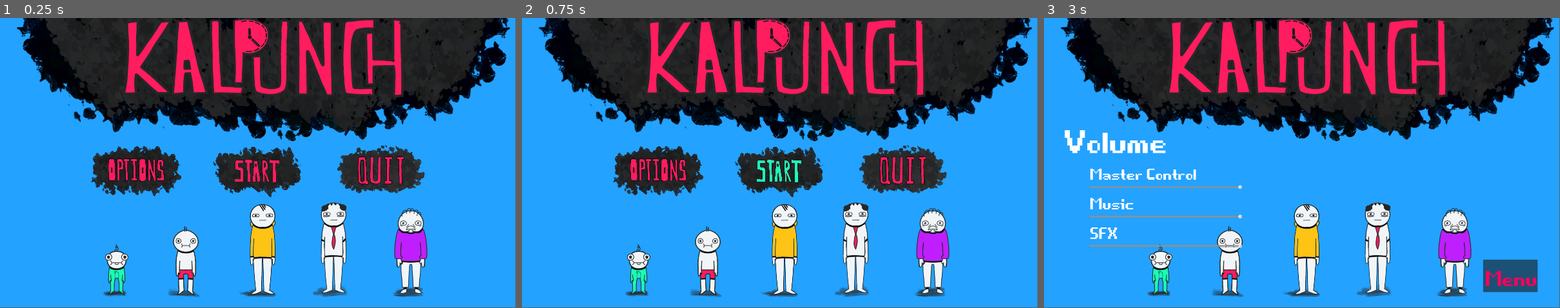
Above: before the commit, frames 1-3 (left to right).
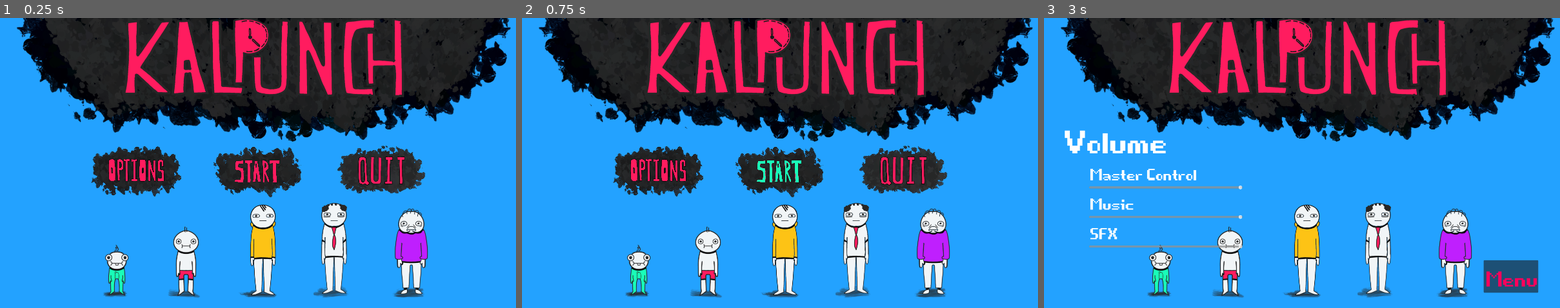
Above: after the commit, the same moments.

Repository: Realex78/KalPunch
Game: Godot game, scene res://menu.tscn
The game is run twice, just before and just after one commit, with the same random seed, the same clock (stepped at 60 frames per second) and the same inputs.
Inputs (mouse positions are in pixels of both pictures, inside the frame that each line leads up to):
- Up to frame 1 (0.25 s): no input
- Up to frame 2 (0.75 s): click (780, 171) at 0.5 s
- Up to frame 3 (3 s): click (1302, 171) at 1.25 s; click (1302, 171) at 2 s; click (1178, 171) at 2.75 s
In our replay, the window is 799x449 before the commit and 800x450 after it. These sizes can differ from the game's own. Grey fills any space a smaller window leaves; there, only what the larger window draws over its background counts as a difference.

The runs differ from the first frame. In frame 1, 5.1% of the frame differs, in the area x 4-99%, y 0-97%; in frame 2, 5.1%; in frame 3, 5.1%.

Commit message:
bug arreglado
la imagen del menu se salia de posicion

Diff:
--- a/project.godot
+++ b/project.godot
@@ -19,7 +19,8 @@
 
 window/size/viewport_width=1920
 window/size/viewport_height=1080
-window/size/mode=2
+window/size/mode=3
+window/stretch/mode="viewport"
 
 [input]
 
Not shown: 1 places in Options.tscn that only renumber resources
Not shown: 1 places in menu.tscn that only renumber resources
